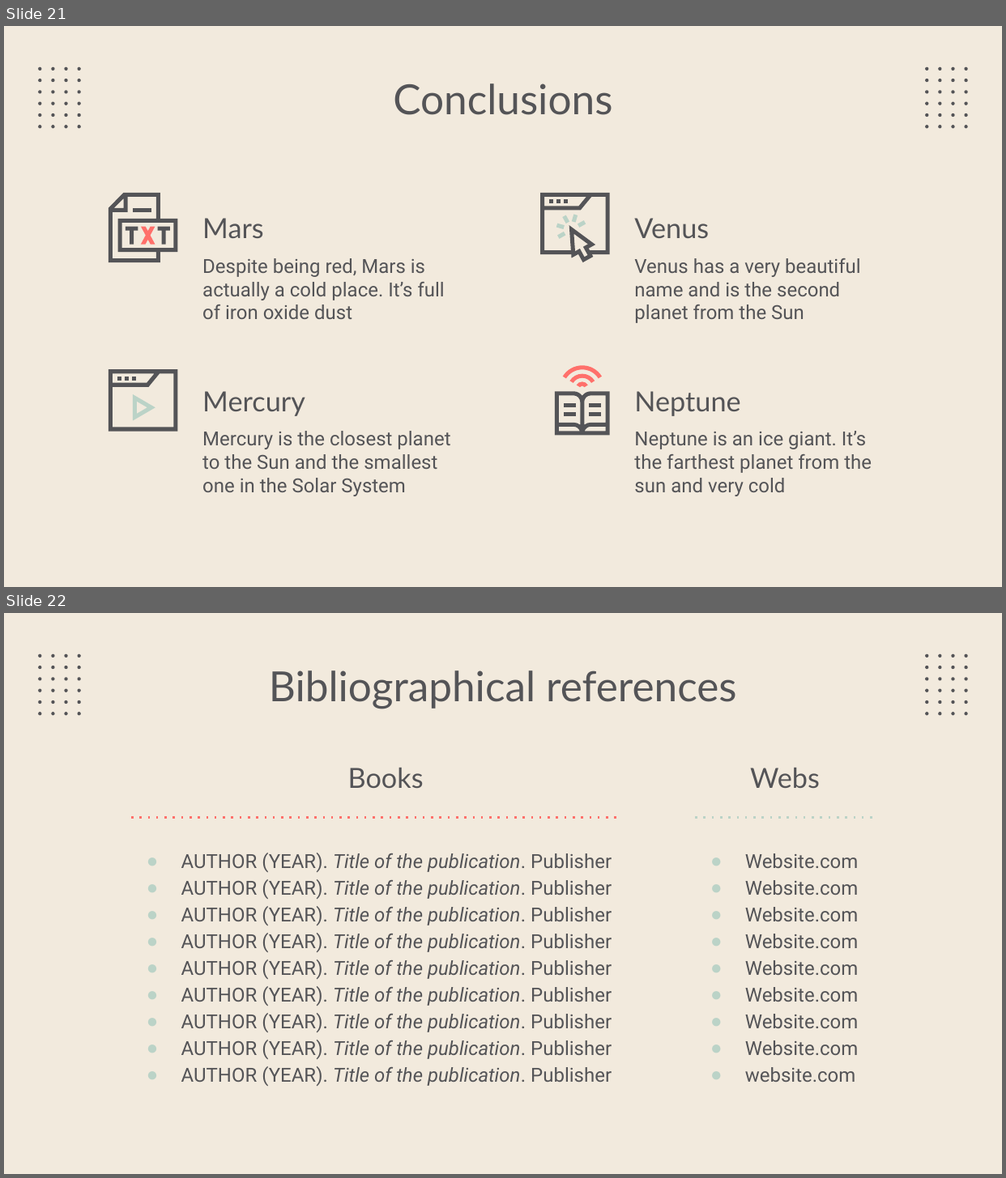
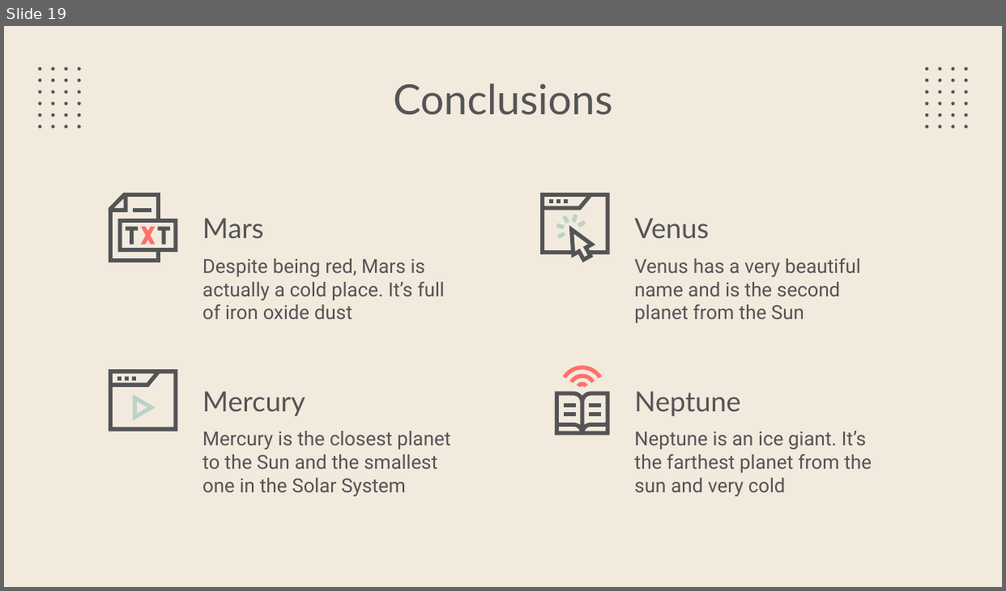
Before and after one commit to Button99/Rental-Accommodation, a slide deck: Thesis PowerPoint.pptx. Shown one above the other, each under a label of ours: slides 21 and 22 before the commit, slide 19 after it. The pictures are 1006x1178 and 1006x591 pixels, drawn with LibreOffice and Linux fonts; fonts in the diff are those of the drawing. Boxes give left, top, right and bottom in pixels: in the first picture for what was removed or moved away, otherwise in the second. Text is boxed around its words. In the diff, an @@ line names an element or a change of style, - is before the commit and + after.

```diff
--- a/Thesis PowerPoint.pptx
+++ b/Thesis PowerPoint.pptx
@@ slide 22 removed at [4, 613, 1002, 1174], background #F2EADD; not listed: 48 template elements that a slide beside it also shows @@
@@ title removed at [269, 671, 736, 709] @@
-Bibliographical references
@@ text removed at [348, 768, 424, 788] @@
-Books
@@ text removed at [750, 768, 820, 788] @@
-Webs
@@ line removed from (130, 818) to (620, 818) @@
@@ line removed from (696, 818) to (876, 818) @@
@@ text removed at [181, 853, 612, 1086] @@
-● AUTHOR (YEAR). Title of the publication. Publisher
-● AUTHOR (YEAR). Title of the publication. Publisher
-● AUTHOR (YEAR). Title of the publication. Publisher
-● AUTHOR (YEAR). Title of the publication. Publisher
-● AUTHOR (YEAR). Title of the publication. Publisher
-● AUTHOR (YEAR). Title of the publication. Publisher
-● AUTHOR (YEAR). Title of the publication. Publisher
-● AUTHOR (YEAR). Title of the publication. Publisher
-● AUTHOR (YEAR). Title of the publication. Publisher
@@ text removed at [745, 854, 858, 1082] @@
-● Website.com
-● Website.com
-● Website.com
-● Website.com
-● Website.com
-● Website.com
-● Website.com
-● Website.com
-● website.com
@@ what was slide 21 is now slide 19 @@
```
Also in this commit, not shown: 1 slide changed, 1 slide added, 3 other slides removed.
